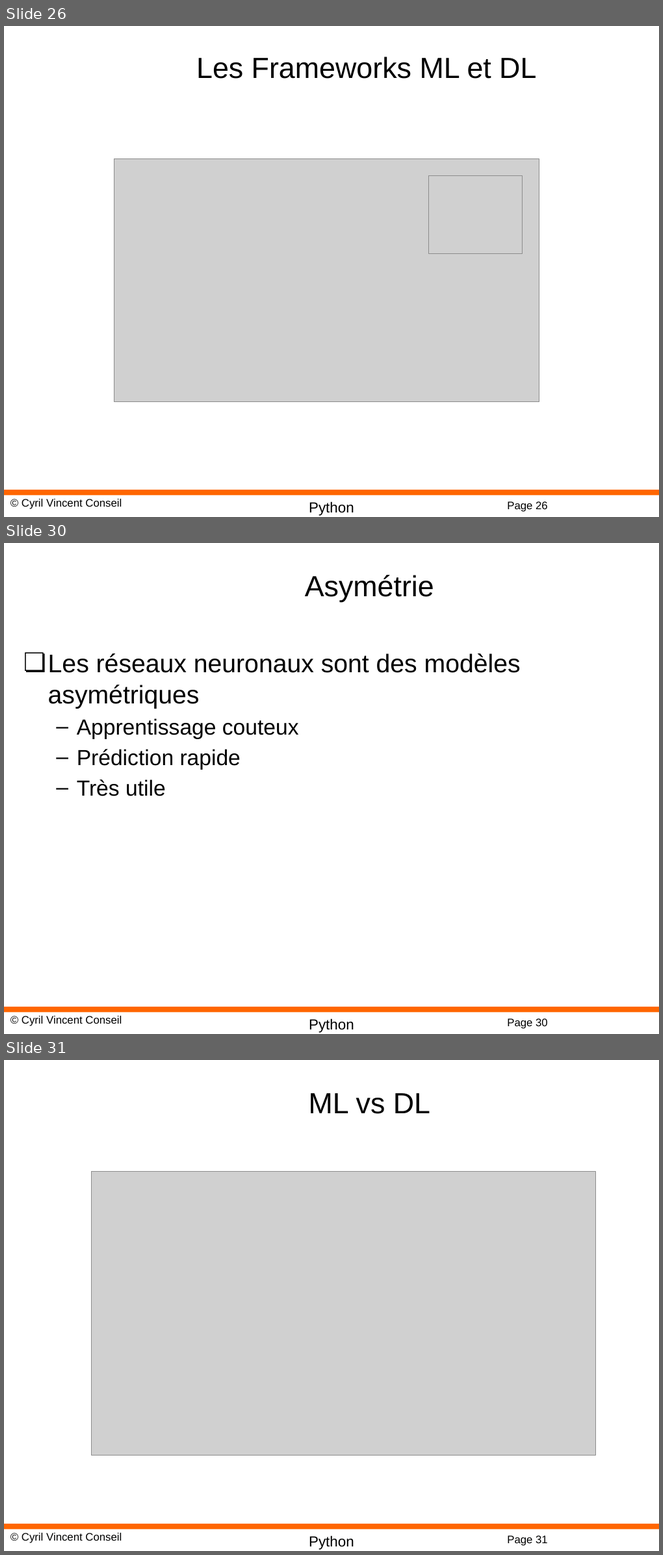
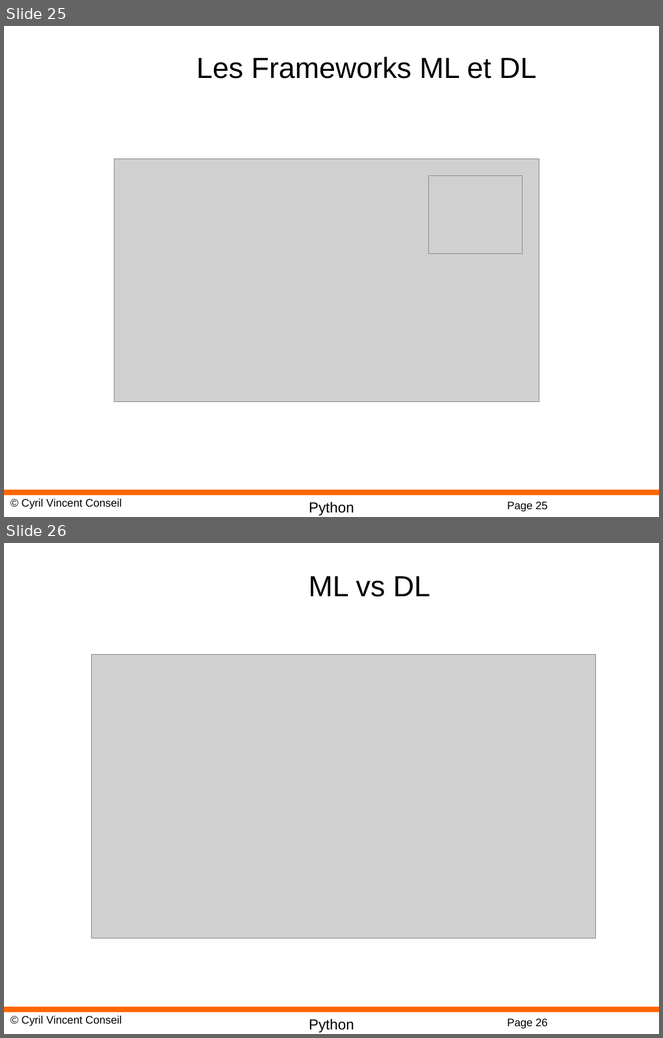
Before and after one commit to cyrilvincent/bigdata, a slide deck: ppt/BigData04-MachineLearning.pptx. Shown one above the other, each under a label of ours: slides 26, 30 and 31 before the commit, slides 25 and 26 after it; the slides between them are not shown. The pictures are 663x1555 and 663x1038 pixels, drawn with LibreOffice and Linux fonts; fonts in the diff are those of the drawing; grey boxes stand for pictures; background and template pictures are left out. Boxes give left, top, right and bottom in pixels: in the first picture for what was removed or moved away, otherwise in the second. Text is boxed around its words. In the diff, an @@ line names an element or a change of style, - is before the commit and + after.

```diff
--- a/ppt/BigData04-MachineLearning.pptx
+++ b/ppt/BigData04-MachineLearning.pptx
@@ slide 30 removed at [4,543,659,1034], background #FFFFFF; not listed: 4 template elements that a slide beside it also shows @@
@@ title removed at [305,575,434,602] @@
-Asymétrie
@@ text removed at [48,653,521,797] @@
-❏ Les réseaux neuronaux sont des modèles asymétriques
-  – Apprentissage couteux
-  – Prédiction rapide
-  – Très utile
@@ what was slide 26 is now slide 25 @@
@@ page number at [507,502,548,512]: text changed @@
-Page 26
+Page 25
@@ what was slide 31 is now slide 26 @@
@@ page number at [507,1019,548,1029]: text changed @@
-Page 31
+Page 26
```
Also in this commit, not shown: 4 other slides removed, 13 other files.
